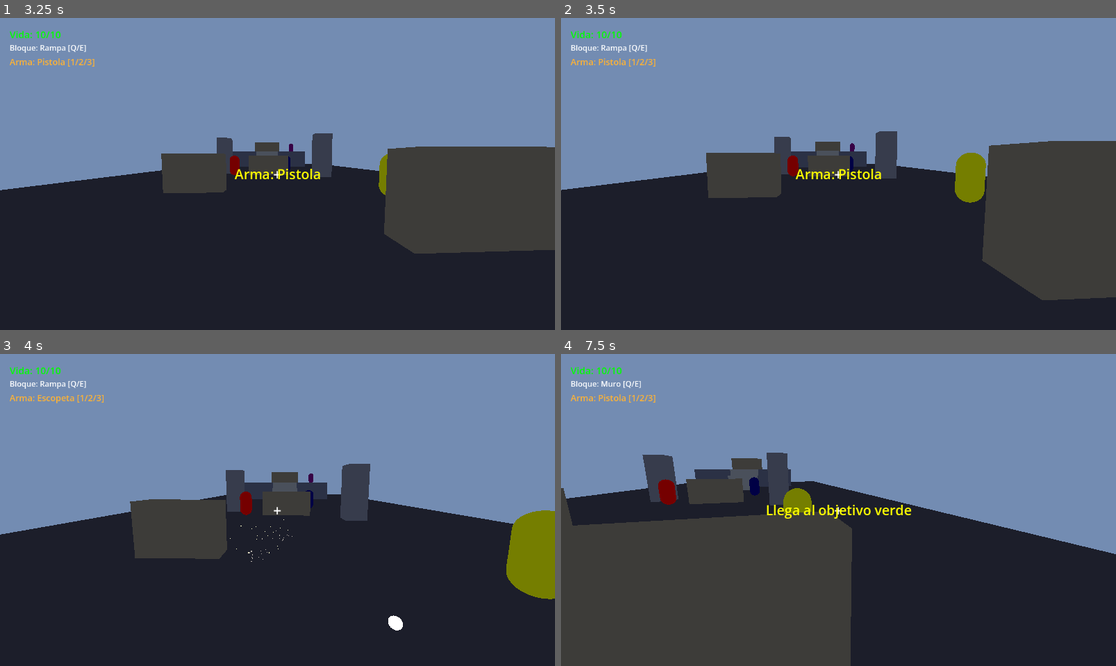
Above: before the commit, frames 1-4 (two rows, left to right).
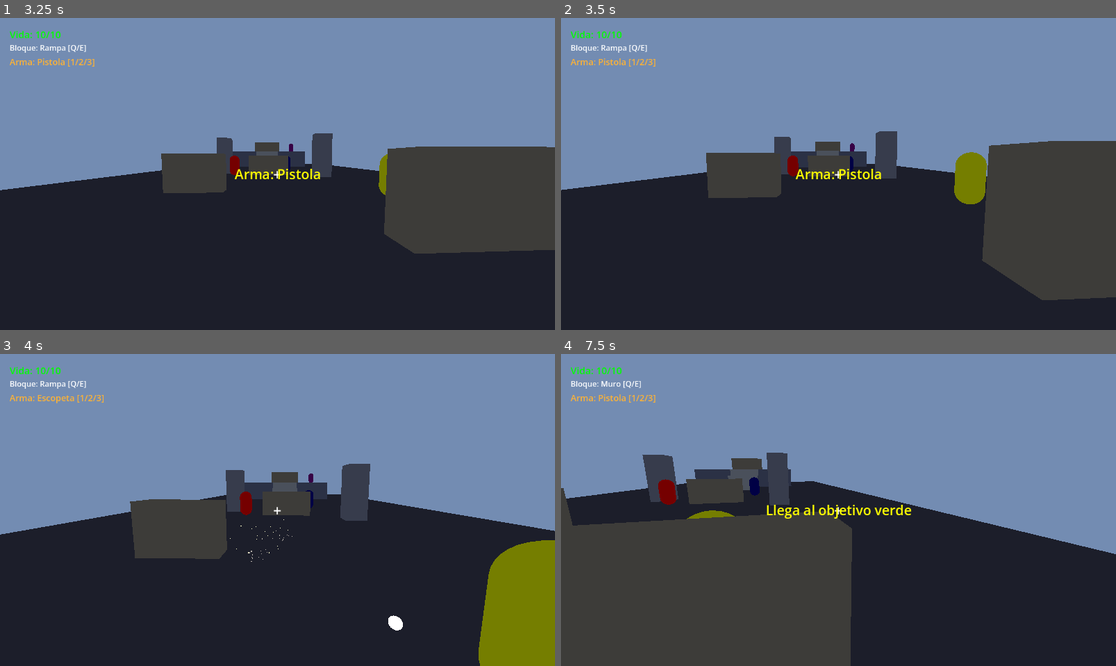
Above: after the commit, the same moments.

Repository: kilder16/NEXUS
Game: Godot game, scene res://scenes/ui/main_menu.tscn
The game is run twice, just before and just after one commit, with the same random seed, the same clock (stepped at 60 frames per second) and the same inputs.
Inputs (mouse positions are in pixels of both pictures, inside the frame that each line leads up to):
- Up to frame 1 (3.25 s): tap Enter at 0.5 s; move the mouse to (399, 158) at 0.52 s; hold Right 0.53-1.25 s; tap Q at 0.6 s; click (399, 158) at 0.67 s; tap Space at 0.77, 2, 2.27 s; click "JUGAR" at 1.25 s; move the mouse to (249, 174) at 2.02 s; hold Up from 2.03 s (still down); tap E at 2.1 s; move the mouse to (288, 167) at 2.77 s; tap 1 at 2.85 s
- Up to frame 2 (3.5 s): keep holding Up
- Up to frame 3 (4 s): keep holding Up; move the mouse to (271, 516) at 3.52 s; tap 2 at 3.6 s; click (271, 516) at 3.67 s; tap Space at 3.77 s
- Up to frame 4 (7.5 s): move the mouse to (877, 513) at 4.27 s; tap 3 at 4.35 s; tap Space at 4.52, 5.27, 6.77 s; move the mouse to (794, 506) at 5.02 s; tap R at 5.1 s; move the mouse to (844, 510) at 5.77 s; tap H at 5.85 s; click (844, 510) at 5.92 s; move the mouse to (816, 503) at 6.52 s; release Up at 6.53 s; hold Right 6.53-7.28 s; tap Q at 6.6 s; move the mouse to (866, 510) at 7.27 s; hold Up from 7.28 s (still down); tap E at 7.35 s

Frame 1 is identical in both runs. In frame 2, less than 0.1% of the frame differs, in the area x 70-77%, y 42-60%; in frame 3, 4.2%, in the area x 86-100%, y 50-100%; in frame 4, 0.5%.

Commit message:
fix(ai): enemigos melee no aplicaban daño - dos causas
1) get_first_node_in_group('player') en enemy._ready() devolvía null
   cuando los enemigos inicializaban antes que el player en el árbol
   del nivel. Solución: lazy lookup en check_player_distance, se
   reintenta hasta que el player aparece. Robusto contra cualquier
   orden de inicialización.

2) do_attack usaba distance_to() 3D mientras do_chase usaba distancia
   horizontal (y=0). Con Δy entre player y enemigo el flujo rebotaba
   ATTACK→CHASE sin llegar al cooldown del ataque, así que EnemyFast
   y EnemyTank nunca llamaban a player.take_damage(). Unificado al
   patrón horizontal que ya usaba EnemyRanged en su override.

Afecta a EnemyFast y EnemyTank (heredan la base). EnemyRanged intacto.

Co-Authored-By: Claude Opus 4.7 (1M context) <noreply@anthropic.com>

Diff:
--- a/scripts/ai/enemy.gd
+++ b/scripts/ai/enemy.gd
@@ -99,15 +99,17 @@
 		current_state = State.PATROL
 		return
 
-	var direction = (player.global_position - global_position)
-	direction.y = 0
+	# Distancia horizontal (ignora diferencia de altura player-enemigo)
+	var to_player = player.global_position - global_position
+	to_player.y = 0
+	var distance = to_player.length()
 
-	if direction.length() < attack_range:
+	if distance < attack_range:
 		current_state = State.ATTACK
 		velocity.x = 0
 		velocity.z = 0
 	else:
-		direction = direction.normalized()
+		var direction = to_player.normalized()
 		velocity.x = direction.x * chase_speed
 		velocity.z = direction.z * chase_speed
 		look_at(global_position + direction, Vector3.UP)
@@ -117,17 +119,22 @@
 		current_state = State.PATROL
 		return
 
-	var distance = global_position.distance_to(player.global_position)
+	# FIX: distancia horizontal (consistente con do_chase). Antes usaba distance_to() 3D,
+	# lo que provocaba que con un Δy grande entre player y enemigo (player con CollisionShape
+	# a la altura del torso, enemigo en piso) la condición de salida `distance > attack_range * 1.5`
+	# se cumpliera siempre al entrar, y el flujo rebotara ATTACK→CHASE→ATTACK sin llegar nunca
+	# al if del cooldown. Resultado: enemigos melee jamás aplicaban daño.
+	var to_player = player.global_position - global_position
+	to_player.y = 0
+	var distance = to_player.length()
 
 	if distance > attack_range * 1.5:
 		current_state = State.CHASE
 		return
 
 	# Mirar al jugador
-	var direction = (player.global_position - global_position)
-	direction.y = 0
-	if direction.length() > 0.1:
-		look_at(global_position + direction.normalized(), Vector3.UP)
+	if distance > 0.1:
+		look_at(global_position + to_player.normalized(), Vector3.UP)
 
 	# Atacar si el cooldown terminó
 	if attack_timer <= 0:
@@ -138,7 +145,12 @@
 
 func check_player_distance():
 	if player == null:
-		return
+		# Reintentar lookup: los enemigos pueden inicializar antes que el player
+		# en el árbol del nivel, así que get_first_node_in_group('player') puede
+		# fallar en _ready(). Buscamos de nuevo hasta que el player aparezca.
+		player = get_tree().get_first_node_in_group("player")
+		if player == null:
+			return
 
 	var distance = global_position.distance_to(player.global_position)
 
